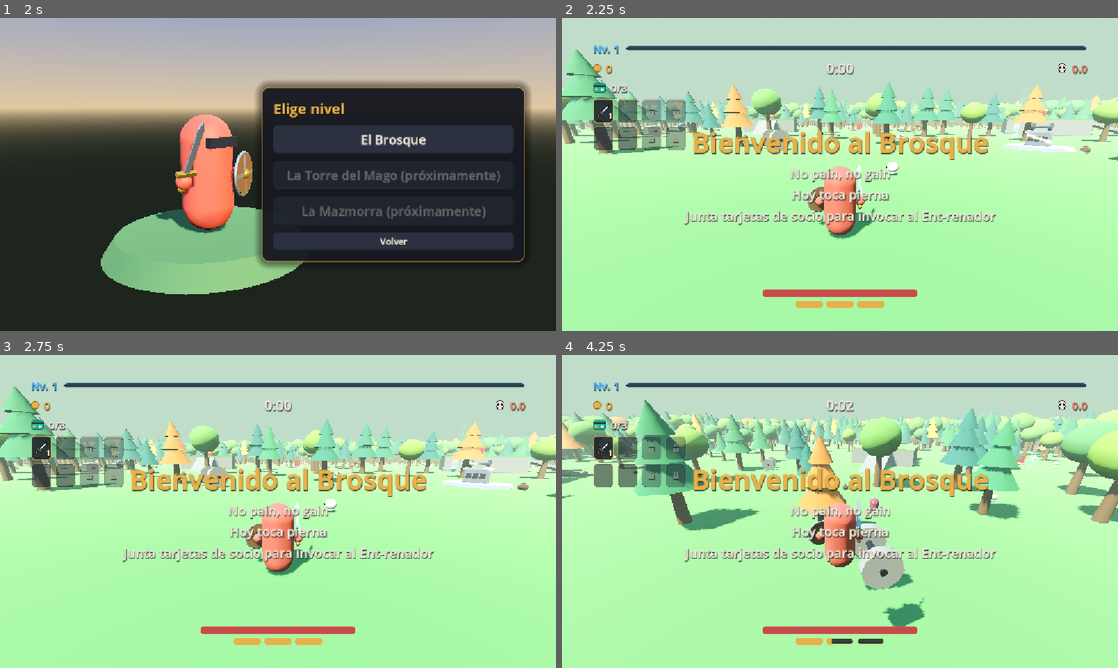
Above: before the commit, frames 1-4 (two rows, left to right).
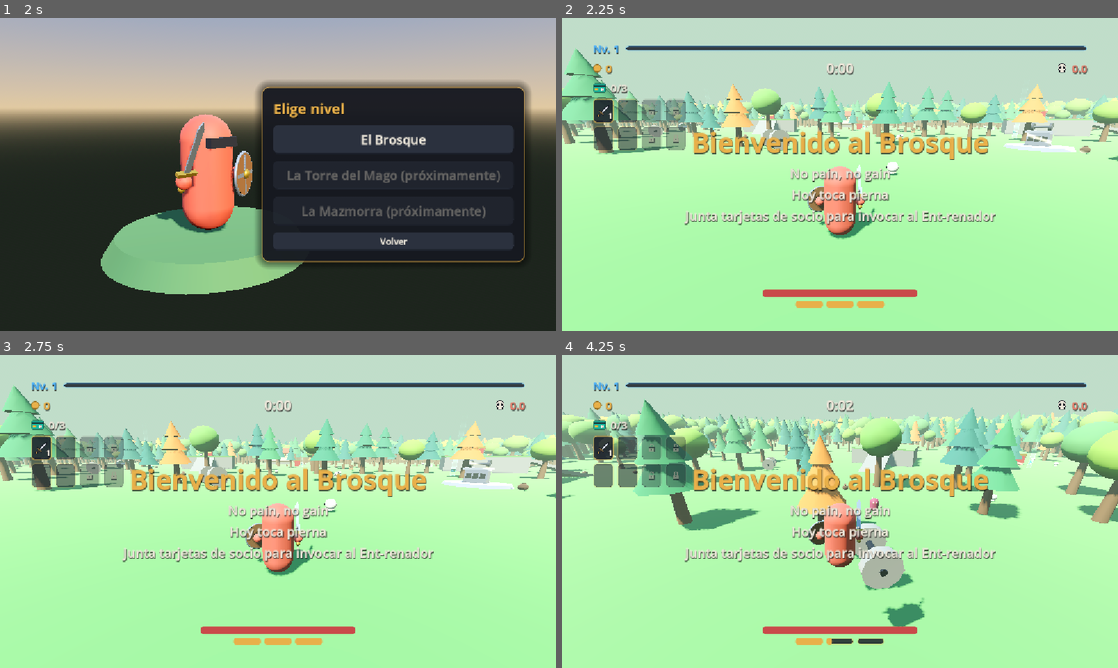
Above: after the commit, the same moments.

Repository: UriBokchoi/BroGuild
Game: Godot game, scene res://systems/run/game.tscn
The game is run twice, just before and just after one commit, with the same random seed, the same clock (stepped at 60 frames per second) and the same inputs.
Inputs (mouse positions are in pixels of both pictures, inside the frame that each line leads up to):
- Up to frame 1 (2 s): click "Jugar" at 0.5 s; click "Guerrero" at 1.25 s
- Up to frame 2 (2.25 s): click "El Brosque" at 2 s
- Up to frame 3 (2.75 s): no input
- Up to frame 4 (4.25 s): tap Enter at 2.75 s; move the mouse to (867, 511) at 2.77 s; hold W (move_forward) from 2.78 s (still down); tap E (interact) at 2.85, 3.8 s; click (867, 511) at 2.92 s; tap Space (jump) at 3.02, 3.77 s; move the mouse to (812, 511) at 3.52 s; tap Shift (dash) at 3.6 s

Frame 1 is identical in both runs. In frame 2, 1.6% of the frame differs, in the area x 1-100%, y 24-36%; in frame 3, 1.6%; in frame 4, 3.4%, in the area x 0-100%, y 16-35%.

Commit message:
feat(brosque): taberna en la pared que cura por oro
HealShop (con HealShopData) cura la mitad de la vida por oro, cada vez más
caro y más con la dificultad; con la vida llena no cobra y lo dice en el HUD.
La taberna medieval va en el centro de la pared norte del Brosque, mirando
hacia dentro; su sitio queda reservado en el mapa (LayoutData.reserved), sin
piezas ni árboles, también los del borde.

Co-Authored-By: Claude Opus 5.5 <noreply@anthropic.com>

Diff:
--- /dev/null
+++ b/data/heal_shops/tavern.tres
@@ -0,0 +1,10 @@
+[gd_resource type="Resource" script_class="HealShopData" format=3]
+
+[ext_resource type="Script" path="res://entities/interactables/heal_shop/heal_shop_data.gd" id="1_data"]
+
+[resource]
+script = ExtResource("1_data")
+heal_fraction = 0.5
+base_cost = 15.0
+cost_per_difficulty = 3.0
+cost_growth = 1.5
--- a/data/i18n/strings.csv
+++ b/data/i18n/strings.csv
@@ -304,3 +304,7 @@
 PICKUP_BOMB_ANNOUNCE,¡Nuclear activada!,Going nuclear!
 PICKUP_ENERGY_ANNOUNCE,¡Modo diablo activado!,Devil mode on!
 PICKUP_TIME_STOP_ANNOUNCE,¡Tiempo detenido!,Time stop!
+INTERACT_TAVERN,"Tomar una jarra: cura la mitad (%d de oro)","Have a pint: heals half (%d gold)"
+TAVERN_HEALED,¡Salud!,Cheers!
+TAVERN_NO_GOLD,"Sin oro no hay jarra (%d de oro)","No gold, no pint (%d gold)"
+TAVERN_FULL,Ya estás como una rosa,You're already in top shape
--- a/data/layouts/brosque.tres
+++ b/data/layouts/brosque.tres
@@ -131,4 +131,5 @@
 attempts = 60
 pieces = Array[ExtResource("2_piece")]([SubResource("Piece_altar"), SubResource("Piece_high"), SubResource("Piece_low") …(229 unchanged characters)…
 top_pieces = Array[ExtResource("2_piece")]([SubResource("Piece_slots_top"), SubResource("Piece_chest_top")])
+reserved = Array[Vector3]([Vector3(0, -79.5, 9)])
 forest = SubResource("Forest_brosque")
--- /dev/null
+++ b/entities/interactables/heal_shop/heal_shop.gd
@@ -0,0 +1,79 @@
+class_name HealShop
+extends Node3D
+## Sitio donde se paga por vida (la taberna del Brosque): con «interactuar» cobra su coste y cura
+## una parte de la vida máxima del jugador (la mitad, siempre). Cada vez cuesta más (y más con la
+## dificultad). Con la vida llena no cobra. Lo que pasa sale en el HUD
+## ([signal EventBus.announced]): la cura, que falta oro o que ya está bien.
+
+## Cuánto cura y cuánto cuesta.
+@export var data: HealShopData
+@export var interactable: Interactable
+## Aviso de «interactuar» (con un [code]%d[/code]: el coste).
+@export var prompt_key: StringName = &""
+## Textos del HUD al curar, si falta oro (con un [code]%d[/code]: el coste) y con la vida llena.
+@export var healed_key: StringName = &""
+@export var denied_key: StringName = &""
+@export var full_key: StringName = &""
+## Color de esos textos.
+@export var announce_color: Color = Color.WHITE
+
+var _difficulty: float = 0.0
+var _uses: int = 0
+
+
+func _enter_tree() -> void:
+	if not EventBus.difficulty_changed.is_connected(_on_difficulty_changed):
+		EventBus.difficulty_changed.connect(_on_difficulty_changed)
+
+
+func _ready() -> void:
+	interactable.interacted.connect(_on_interacted)
+	_refresh_prompt()
+
+
+## Oro que cuesta ahora.
+func get_cost() -> int:
+	return data.cost_at(_difficulty, _uses)
+
+
+## Veces que se ha usado.
+func get_uses() -> int:
+	return _uses
+
+
+## Cura [param health] pagando con [param wallet]. Devuelve si curó (con la vida llena o sin oro, no).
+func serve(wallet: WalletComponent, health: HealthComponent) -> bool:
+	if health.is_dead() or health.get_current() >= health.get_maximum():
+		_announce(full_key, [])
+		return false
+	var cost := get_cost()
+	if not wallet.spend(cost):
+		_announce(denied_key, [cost])
+		return false
+	health.heal(health.get_maximum() * data.heal_fraction)
+	_uses += 1
+	_refresh_prompt()
+	_announce(healed_key, [])
+	return true
+
+
+func _announce(text_key: StringName, args: Array) -> void:
+	if not text_key.is_empty():
+		EventBus.announced.emit(text_key, args, announce_color)
+
+
+## El aviso de «interactuar» lleva el coste (el Label que lo muestra no encuentra la clave y lo deja
+## tal cual).
+func _refresh_prompt() -> void:
+	interactable.prompt_key = StringName(tr(prompt_key) % get_cost())
+
+
+func _on_interacted(by: Node3D) -> void:
+	var player := by as Player
+	if player:
+		serve(player.wallet, player.health)
+
+
+func _on_difficulty_changed(difficulty: float) -> void:
+	_difficulty = difficulty
+	_refresh_prompt()
--- /dev/null
+++ b/entities/interactables/heal_shop/heal_shop_data.gd
@@ -0,0 +1,20 @@
+class_name HealShopData
+extends Resource
+## Cómo cura un sitio donde se paga por vida (la taberna): qué parte de la vida máxima cura y cuánto
+## cuesta (sube con la dificultad y con cada vez que se usa ese sitio). Los valores viven en
+## [code]data/heal_shops/[/code]; aquí todo vale 0 a propósito.
+
+## Parte de la vida máxima que cura cada vez (0,5 = la mitad).
+@export_range(0.0, 1.0, 0.05) var heal_fraction: float = 0.0
+@export_group("cost")
+## Oro que cuesta la primera vez con dificultad 0.
+@export_range(0.0, 10000.0, 1.0, "or_greater") var base_cost: float = 0.0
+## Oro que se suma por cada punto de dificultad.
+@export_range(0.0, 1000.0, 0.5, "or_greater") var cost_per_difficulty: float = 0.0
+## Multiplica el coste por cada vez que ya se ha usado.
+@export_range(1.0, 10.0, 0.05) var cost_growth: float = 1.0
+
+
+## Oro que cuesta con dificultad [param difficulty] tras [param uses] usos.
+func cost_at(difficulty: float, uses: int) -> int:
+	return roundi((base_cost + cost_per_difficulty * maxf(difficulty, 0.0)) * pow(cost_growth, uses))
--- /dev/null
+++ b/entities/interactables/heal_shop/tavern.tscn
@@ -0,0 +1,253 @@
+[gd_scene format=3]
+
+[ext_resource type="Script" path="res://entities/interactables/heal_shop/heal_shop.gd" id="1_shop"]
+[ext_resource type="Script" path="res://entities/interactables/interactable.gd" id="2_interactable"]
+[ext_resource type="Resource" path="res://data/heal_shops/tavern.tres" id="3_data"]
+[ext_resource type="Script" path="res://vfx/juice/interact_hint/interact_hint.gd" id="4_hint"]
+[ext_resource type="Material" path="res://vfx/juice/interact_hint/interact_glint_idle.tres" id="5_idle"]
+[ext_resource type="Material" path="res://vfx/juice/interact_hint/interact_glint_focus.tres" id="6_focus"]
+
+[sub_resource type="StandardMaterial3D" id="Mat_stone"]
+albedo_color = Color(0.5, 0.48, 0.45, 1)
+roughness = 0.95
+
+[sub_resource type="StandardMaterial3D" id="Mat_plaster"]
+albedo_color = Color(0.9, 0.84, 0.7, 1)
+roughness = 0.9
+
+[sub_resource type="StandardMaterial3D" id="Mat_beam"]
+albedo_color = Color(0.3, 0.2, 0.13, 1)
+roughness = 0.85
+
+[sub_resource type="StandardMaterial3D" id="Mat_roof"]
+albedo_color = Color(0.62, 0.26, 0.18, 1)
+roughness = 0.8
+
+[sub_resource type="StandardMaterial3D" id="Mat_window"]
+albedo_color = Color(1, 0.75, 0.35, 1)
+emission_enabled = true
+emission = Color(1, 0.7, 0.3, 1)
+emission_energy_multiplier = 1.4
+
+[sub_resource type="StandardMaterial3D" id="Mat_ale"]
+albedo_color = Color(0.95, 0.68, 0.2, 1)
+emission_enabled = true
+emission = Color(1, 0.7, 0.2, 1)
+emission_energy_multiplier = 0.4
+
+[sub_resource type="StandardMaterial3D" id="Mat_foam"]
+albedo_color = Color(1, 0.98, 0.92, 1)
+
+[sub_resource type="BoxMesh" id="BoxMesh_base"]
+material = SubResource("Mat_stone")
+size = Vector3(10, 1, 7)
+
+[sub_resource type="BoxMesh" id="BoxMesh_walls"]
+material = SubResource("Mat_plaster")
+size = Vector3(9.6, 3.2, 6.6)
+
+[sub_resource type="BoxMesh" id="BoxMesh_post"]
+material = SubResource("Mat_beam")
+size = Vector3(0.3, 3.2, 0.3)
+
+[sub_resource type="BoxMesh" id="BoxMesh_band"]
+material = SubResource("Mat_beam")
+size = Vector3(9.8, 0.3, 0.3)
+
+[sub_resource type="BoxMesh" id="BoxMesh_roof"]
+material = SubResource("Mat_roof")
+size = Vector3(10.8, 0.25, 4.4)
+
+[sub_resource type="BoxMesh" id="BoxMesh_gable"]
+material = SubResource("Mat_plaster")
+size = Vector3(0.2, 2.687, 2.687)
+
+[sub_resource type="BoxMesh" id="BoxMesh_door"]
+material = SubResource("Mat_beam")
+size = Vector3(1.6, 2.4, 0.15)
+
+[sub_resource type="BoxMesh" id="BoxMesh_step"]
+material = SubResource("Mat_stone")
+size = Vector3(2.4, 0.4, 1)
+
+[sub_resource type="BoxMesh" id="BoxMesh_window"]
+material = SubResource("Mat_window")
+size = Vector3(1.2, 1, 0.1)
+
+[sub_resource type="BoxMesh" id="BoxMesh_chimney"]
+material = SubResource("Mat_stone")
+size = Vector3(0.9, 2.4, 0.9)
+
+[sub_resource type="CylinderMesh" id="CylinderMesh_barrel"]
+material = SubResource("Mat_beam")
+top_radius = 0.42
+bottom_radius = 0.42
+height = 1.0
+radial_segments = 12
+rings = 1
+
+[sub_resource type="BoxMesh" id="BoxMesh_bracket"]
+material = SubResource("Mat_beam")
+size = Vector3(0.12, 0.12, 1.4)
+
+[sub_resource type="BoxMesh" id="BoxMesh_board"]
+material = SubResource("Mat_beam")
+size = Vector3(1.3, 0.9, 0.1)
+
+[sub_resource type="CylinderMesh" id="CylinderMesh_mug"]
+material = SubResource("Mat_ale")
+top_radius = 0.2
+bottom_radius = 0.2
+height = 0.42
+radial_segments = 12
+rings = 1
+
+[sub_resource type="CylinderMesh" id="CylinderMesh_foam"]
+material = SubResource("Mat_foam")
+top_radius = 0.23
+bottom_radius = 0.21
+height = 0.1
+radial_segments = 12
+rings = 1
+
+[sub_resource type="BoxShape3D" id="BoxShape3D_building"]
+size = Vector3(10, 4.2, 7)
+
+[sub_resource type="SphereShape3D" id="SphereShape3D_reach"]
+radius = 3.2
+
+[node name="Tavern" type="Node3D" node_paths=PackedStringArray("interactable")]
+script = ExtResource("1_shop")
+data = ExtResource("3_data")
+interactable = NodePath("Interactable")
+prompt_key = &"INTERACT_TAVERN"
+healed_key = &"TAVERN_HEALED"
+denied_key = &"TAVERN_NO_GOLD"
+full_key = &"TAVERN_FULL"
+announce_color = Color(1, 0.78, 0.4, 1)
+
+[node name="Visual" type="Node3D" parent="."]
+
+[node name="Base" type="MeshInstance3D" parent="Visual"]
+transform = Transform3D(1, 0, 0, 0, 1, 0, 0, 0, 1, 0, 0.5, 0)
+mesh = SubResource("BoxMesh_base")
+
+[node name="Walls" type="MeshInstance3D" parent="Visual"]
+transform = Transform3D(1, 0, 0, 0, 1, 0, 0, 0, 1, 0, 2.6, 0)
+mesh = SubResource("BoxMesh_walls")
+
+[node name="PostA" type="MeshInstance3D" parent="Visual"]
+transform = Transform3D(1, 0, 0, 0, 1, 0, 0, 0, 1, -4.65, 2.6, -3.35)
+mesh = SubResource("BoxMesh_post")
+
+[node name="PostB" type="MeshInstance3D" parent="Visual"]
+transform = Transform3D(1, 0, 0, 0, 1, 0, 0, 0, 1, -1.6, 2.6, -3.35)
+mesh = SubResource("BoxMesh_post")
+
+[node name="PostC" type="MeshInstance3D" parent="Visual"]
+transform = Transform3D(1, 0, 0, 0, 1, 0, 0, 0, 1, 1.6, 2.6, -3.35)
+mesh = SubResource("BoxMesh_post")
+
+[node name="PostD" type="MeshInstance3D" parent="Visual"]
+transform = Transform3D(1, 0, 0, 0, 1, 0, 0, 0, 1, 4.65, 2.6, -3.35)
+mesh = SubResource("BoxMesh_post")
+
+[node name="BandLow" type="MeshInstance3D" parent="Visual"]
+transform = Transform3D(1, 0, 0, 0, 1, 0, 0, 0, 1, 0, 1.15, -3.36)
+mesh = SubResource("BoxMesh_band")
+
+[node name="BandHigh" type="MeshInstance3D" parent="Visual"]
+transform = Transform3D(1, 0, 0, 0, 1, 0, 0, 0, 1, 0, 4.05, -3.36)
+mesh = SubResource("BoxMesh_band")
+
+[node name="RoofFront" type="MeshInstance3D" parent="Visual"]
+transform = Transform3D(1, 0, 0, 0, 0.885, 0.466, 0, -0.466, 0.885, 0, 5.2, -1.9)
+mesh = SubResource("BoxMesh_roof")
+
+[node name="RoofBack" type="MeshInstance3D" parent="Visual"]
+transform = Transform3D(1, 0, 0, 0, 0.885, -0.466, 0, 0.466, 0.885, 0, 5.2, 1.9)
+mesh = SubResource("BoxMesh_roof")
+
+[node name="GableLeft" type="MeshInstance3D" parent="Visual"]
+transform = Transform3D(1, 0, 0, 0, 0.7071, -0.7071, 0, 1.228, 1.228, -4.75, 4.2, 0)
+mesh = SubResource("BoxMesh_gable")
+
+[node name="GableRight" type="MeshInstance3D" parent="Visual"]
+transform = Transform3D(1, 0, 0, 0, 0.7071, -0.7071, 0, 1.228, 1.228, 4.75, 4.2, 0)
+mesh = SubResource("BoxMesh_gable")
+
+[node name="WindowLeft" type="MeshInstance3D" parent="Visual"]
+transform = Transform3D(1, 0, 0, 0, 1, 0, 0, 0, 1, -3.1, 2.8, -3.33)
+mesh = SubResource("BoxMesh_window")
+
+[node name="WindowRight" type="MeshInstance3D" parent="Visual"]
+transform = Transform3D(1, 0, 0, 0, 1, 0, 0, 0, 1, 3.1, 2.8, -3.33)
+mesh = SubResource("BoxMesh_window")
+
+[node name="Chimney" type="MeshInstance3D" parent="Visual"]
+transform = Transform3D(1, 0, 0, 0, 1, 0, 0, 0, 1, 3, 6.3, 1.5)
+mesh = SubResource("BoxMesh_chimney")
+
+[node name="BarrelA" type="MeshInstance3D" parent="Visual"]
+transform = Transform3D(1, 0, 0, 0, 1, 0, 0, 0, 1, 3.6, 0.5, -4.1)
+mesh = SubResource("CylinderMesh_barrel")
+
+[node name="BarrelB" type="MeshInstance3D" parent="Visual"]
+transform = Transform3D(1, 0, 0, 0, 1, 0, 0, 0, 1, 4.5, 0.5, -3.8)
+mesh = SubResource("CylinderMesh_barrel")
+
+[node name="Lantern" type="OmniLight3D" parent="Visual"]
+transform = Transform3D(1, 0, 0, 0, 1, 0, 0, 0, 1, 0, 3.9, -4)
+light_color = Color(1, 0.72, 0.4, 1)
+light_energy = 1.5
+omni_range = 7.0
+
+[node name="Front" type="Node3D" parent="Visual"]
+
+[node name="Door" type="MeshInstance3D" parent="Visual/Front"]
+transform = Transform3D(1, 0, 0, 0, 1, 0, 0, 0, 1, 0, 2.2, -3.38)
+mesh = SubResource("BoxMesh_door")
+
+[node name="Step" type="MeshInstance3D" parent="Visual/Front"]
+transform = Transform3D(1, 0, 0, 0, 1, 0, 0, 0, 1, 0, 0.2, -4)
+mesh = SubResource("BoxMesh_step")
+
+[node name="Bracket" type="MeshInstance3D" parent="Visual/Front"]
+transform = Transform3D(1, 0, 0, 0, 1, 0, 0, 0, 1, -2.6, 4.3, -4)
+mesh = SubResource("BoxMesh_bracket")
+
+[node name="Board" type="MeshInstance3D" parent="Visual/Front"]
+transform = Transform3D(1, 0, 0, 0, 1, 0, 0, 0, 1, -2.6, 3.65, -4.55)
+mesh = SubResource("BoxMesh_board")
+
+[node name="Mug" type="MeshInstance3D" parent="Visual/Front"]
+transform = Transform3D(1, 0, 0, 0, 1, 0, 0, 0, 1, -2.6, 3.62, -4.66)
+mesh = SubResource("CylinderMesh_mug")
+
+[node name="Foam" type="MeshInstance3D" parent="Visual/Front"]
+transform = Transform3D(1, 0, 0, 0, 1, 0, 0, 0, 1, -2.6, 3.86, -4.66)
+mesh = SubResource("CylinderMesh_foam")
+
+[node name="Body" type="StaticBody3D" parent="."]
+collision_mask = 0
+
+[node name="Shape" type="CollisionShape3D" parent="Body"]
+transform = Transform3D(1, 0, 0, 0, 1, 0, 0, 0, 1, 0, 2.1, 0)
+shape = SubResource("BoxShape3D_building")
+
+[node name="Interactable" type="Area3D" parent="."]
+collision_layer = 256
+collision_mask = 0
+script = ExtResource("2_interactable")
+prompt_key = &"INTERACT_TAVERN"
+
+[node name="Shape" type="CollisionShape3D" parent="Interactable"]
+transform = Transform3D(1, 0, 0, 0, 1, 0, 0, 0, 1, 0, 1, -5)
+shape = SubResource("SphereShape3D_reach")
+
+[node name="InteractHint" type="Node" parent="." node_paths=PackedStringArray("interactable", "visual")]
+script = ExtResource("4_hint")
+interactable = NodePath("../Interactable")
+visual = NodePath("../Visual/Front")
+idle_material = ExtResource("5_idle")
+focus_material = ExtResource("6_focus")
--- a/levels/brosque/brosque.tscn
+++ b/levels/brosque/brosque.tscn
@@ -12,6 +12,7 @@
 [ext_resource type="Resource" path="res://data/layouts/brosque.tres" id="17_layout_data"]
 [ext_resource type="PackedScene" path="res://entities/interactables/boss_key/boss_key.tscn" id="18_key"]
 [ext_resource type="Resource" path="res://data/bosses/brosque.tres" id="19_boss"]
+[ext_resource type="PackedScene" path="res://entities/interactables/heal_shop/tavern.tscn" id="20_tavern"]
 
 [sub_resource type="ProceduralSkyMaterial" id="ProceduralSkyMaterial_sky"]
 sky_top_color = Color(0.3, 0.52, 0.82, 1)
@@ -104,6 +105,9 @@
 script = ExtResource("16_layout")
 data = ExtResource("17_layout_data")
 
+[node name="Tavern" parent="." instance=ExtResource("20_tavern")]
+transform = Transform3D(-1, 0, 0, 0, 1, 0, 0, 0, -1, 0, 0, -79.5)
+
 [node name="Breakables" type="Node3D" parent="."]
 script = ExtResource("11_scatter")
 entries = Array[ExtResource("12_entry")]([SubResource("Resource_skulls"), SubResource("Resource_pouches")])
--- a/levels/common/layout/forest_builder.gd
+++ b/levels/common/layout/forest_builder.gd
@@ -23,8 +23,8 @@
 	rng: RandomNumberGenerator,
 ) -> void:
 	var trees := _scatter(forest, half_size, clearing, occupied, rng)
-	trees.append_array(_border(forest, rng))
-	trees.append_array(_outer_band(forest, rng))
+	trees.append_array(_border(forest, occupied, rng))
+	trees.append_array(_outer_band(forest, occupied, rng))
 	var root := Node3D.new()
 	root.name = "Forest"
 	parent.add_child(root)
@@ -45,8 +45,8 @@
 	return trees
 
 
-## Anillo denso junto a las paredes, en los cuatro lados.
-static func _border(forest: ForestData, rng: RandomNumberGenerator) -> Array[Dictionary]:
+## Anillo denso junto a las paredes, en los cuatro lados (sin pisar lo reservado, como una taberna).
+static func _border(forest: ForestData, occupied: Array[Vector3], rng: RandomNumberGenerator) -> Array[Dictionary]:
 	var trees: Array[Dictionary] = []
 	var steps := floori(forest.border * 2.0 / forest.border_step)
 	for side: int in 4:
@@ -56,12 +56,14 @@
 			var at := Vector2(along, depth) if side < 2 else Vector2(depth, along)
 			if side % 2 == 1:
 				at = -at
-			trees.append(_tree(forest, at, forest.scale_range, true, rng))
+			if not _blocked(at, occupied, forest.piece_margin):
+				trees.append(_tree(forest, at, forest.scale_range, true, rng))
 	return trees
 
 
-## Banda de fuera: rejilla con temblor, solo más allá de [member ForestData.outer_start].
-static func _outer_band(forest: ForestData, rng: RandomNumberGenerator) -> Array[Dictionary]:
+## Banda de fuera: rejilla con temblor, solo más allá de [member ForestData.outer_start] (sin pisar lo
+## reservado).
+static func _outer_band(forest: ForestData, occupied: Array[Vector3], rng: RandomNumberGenerator) -> Array[Dictionary]:
 	var trees: Array[Dictionary] = []
 	var steps := floori(forest.outer_end * 2.0 / forest.outer_step)
 	var jitter := forest.outer_step * 0.4
@@ -71,7 +73,8 @@
 			if maxf(absf(spot.x), absf(spot.y)) < forest.outer_start:
 				continue
 			spot += Vector2(rng.randf_range(-jitter, jitter), rng.randf_range(-jitter, jitter))
-			trees.append(_tree(forest, spot, forest.outer_scale_range, false, rng))
+			if not _blocked(spot, occupied, forest.piece_margin):
+				trees.append(_tree(forest, spot, forest.outer_scale_range, false, rng))
 	return trees
 
 
--- a/levels/common/layout/layout_data.gd
+++ b/levels/common/layout/layout_data.gd
@@ -16,6 +16,9 @@
 @export_range(1, 1000, 1) var attempts: int = 1
 ## Piezas que van por el suelo (mesetas, pesas, bancos, tragaperras…), en orden: las grandes primero.
 @export var pieces: Array[LayoutPiece] = []
+## Zonas reservadas (x, z, radio) para lo que el nivel pone a mano (una taberna en la pared): ahí no
+## va ninguna pieza ni ningún árbol.
+@export var reserved: Array[Vector3] = []
 ## Piezas que van encima de otras (las que tienen [member LayoutPiece.top_height]): una por pieza.
 @export var top_pieces: Array[LayoutPiece] = []
 @export var forest: ForestData
--- a/levels/common/layout/level_layout.gd
+++ b/levels/common/layout/level_layout.gd
@@ -32,6 +32,7 @@
 	_occupied.clear()
 	_tops.clear()
 	_occupied.append(Vector3(0.0, 0.0, data.spawn_radius))
+	_occupied.append_array(data.reserved)
 	for piece: LayoutPiece in data.pieces:
 		for _index: int in piece.count:
 			_place_on_ground(piece)
--- /dev/null
+++ b/tests/integration/entities/interactables/heal_shop/test_heal_shop.gd
@@ -0,0 +1,70 @@
+extends GutTest
+## Taberna: cobra su coste y cura la mitad de la vida máxima; cada vez cuesta más (y más con la
+## dificultad); sin oro no cura y con la vida llena no cobra, y lo dice en el HUD.
+
+const TavernScene := preload("res://entities/interactables/heal_shop/tavern.tscn")
+
+var _shop: HealShop
+var _wallet: WalletComponent
+var _health: HealthComponent
+var _announced: Array[StringName] = []
+
+
+func before_each() -> void:
+	_announced.clear()
+	EventBus.announced.connect(_on_announced)
+	var stats := StatsComponent.new()
+	var data := HealthData.new()
+	data.max_health = 100.0
+	stats.sources.append(data)
+	var progression := ProgressionData.new()
+	progression.currency_gain = 100.0
+	stats.sources.append(progression)
+	add_child_autofree(stats)
+	_health = HealthComponent.new()
+	_health.stats = stats
+	_health.rules = CombatRules.new()
+	_health.rules.armor_for_half_damage = 100.0
+	add_child_autofree(_health)
+	_wallet = WalletComponent.new()
+	_wallet.stats = stats
+	add_child_autofree(_wallet)
+	_shop = TavernScene.instantiate() as HealShop
+	add_child_autofree(_shop)
+
+
+func after_each() -> void:
+	EventBus.announced.disconnect(_on_announced)
+
+
+func test_pays_and_heals_half_and_gets_pricier() -> void:
+	_wallet.add(500.0)
+	_health.take_damage(DamageInfo.create(80.0))
+	var cost := _shop.get_cost()
+	assert_true(_shop.serve(_wallet, _health))
+	assert_eq(_health.get_current(), 70.0, "la mitad de 100")
+	assert_eq(_wallet.get_gold(), 500.0 - cost)
+	assert_gt(_shop.get_cost(), cost, "la siguiente, más cara")
+	assert_eq(_announced, [_shop.healed_key] as Array[StringName])
+
+
+func test_without_gold_or_with_full_health_nothing_happens() -> void:
+	assert_false(_shop.serve(_wallet, _health), "con la vida llena")
+	var last: StringName = _announced.back()
+	assert_eq(last, _shop.full_key)
+	_health.take_damage(DamageInfo.create(50.0))
+	assert_false(_shop.serve(_wallet, _health), "sin oro")
+	last = _announced.back()
+	assert_eq(last, _shop.denied_key)
+	assert_eq(_health.get_current(), 50.0)
+	assert_eq(_shop.get_uses(), 0)
+
+
+func test_difficulty_raises_the_cost() -> void:
+	var cost := _shop.get_cost()
+	EventBus.difficulty_changed.emit(5.0)
+	assert_gt(_shop.get_cost(), cost)
+
+
+func _on_announced(text_key: StringName, _args: Array, _color: Color) -> void:
+	_announced.append(text_key)
--- a/tests/integration/levels/brosque/test_brosque.gd
+++ b/tests/integration/levels/brosque/test_brosque.gd
@@ -93,3 +93,11 @@
 	assert_eq(ruins.size(), 6, "un templo, tres muros y dos arcos")
 	for ruin: Node3D in ruins:
 		assert_gt(Vector2(ruin.position.x, ruin.position.z).length(), 18.0, "fuera del claro")
+
+
+func test_the_tavern_stands_in_the_middle_of_a_wall_facing_inside() -> void:
+	var tavern := _level.get_node(^"Tavern") as HealShop
+	assert_not_null(tavern)
+	assert_almost_eq(tavern.position.x, 0.0, 0.01, "en el centro de la pared")
+	assert_gt(absf(tavern.position.z), 75.0, "en la pared del borde")
+	assert_gt((-tavern.basis.z).dot(-tavern.position.normalized()), 0.99, "mirando hacia dentro")
--- a/tests/integration/levels/common/test_level_layout.gd
+++ b/tests/integration/levels/common/test_level_layout.gd
@@ -1,8 +1,9 @@
 extends GutTest
 ## Mapa generado (con los datos del Brosque): las piezas no se pisan, quedan dentro del cuadrado y
 ## las mesetas fuera del claro; las tragaperras de arriba van encima de una meseta; ningún árbol
-## suelto pisa una pieza; el altar del jefe queda al borde del claro mirándolo; con la misma semilla
-## sale el mismo mapa y con otra, otro.
+## suelto pisa una pieza; el altar del jefe queda al borde del claro mirándolo; en lo reservado (la
+## taberna) no hay ni piezas ni árboles, tampoco los del borde; con la misma semilla sale el mismo
+## mapa y con otra, otro.
 
 const DATA := preload("res://data/layouts/brosque.tres")
 
@@ -12,7 +13,8 @@
 	var zones := layout.get_occupied()
 	for index: int in zones.size():
 		var zone := zones[index]
-		assert_lte(maxf(absf(zone.x), absf(zone.y)) + zone.z, DATA.half_size + 0.01, "dentro del cuadrado")
+		if not DATA.reserved.has(zone):
+			assert_lte(maxf(absf(zone.x), absf(zone.y)) + zone.z, DATA.half_size + 0.01, "dentro del cuadrado")
 		for other: int in range(index + 1, zones.size()):
 			var distance := Vector2(zone.x, zone.y).distance_to(Vector2(zones[other].x, zones[other].y))
 			assert_gte(distance, zone.z + zones[other].z, "sin pisarse")
@@ -65,3 +67,14 @@
 	layout.rng.seed = seed_value
 	add_child_autofree(layout)
 	return layout
+
+
+func test_nothing_grows_on_reserved_ground() -> void:
+	var layout := _make_layout(4)
+	var colliders := layout.get_node(^"Forest/TreeColliders").get_children()
+	for zone: Vector3 in DATA.reserved:
+		for collider: Node in colliders:
+			var at := (collider as Node3D).position
+			assert_gt(Vector2(at.x, at.z).distance_to(Vector2(zone.x, zone.y)), zone.z, "ningún árbol en lo reservado")
+		for piece: Node3D in layout.get_pieces():
+			assert_gt(Vector2(piece.position.x, piece.position.z).distance_to(Vector2(zone.x, zone.y)), zone.z)
--- /dev/null
+++ b/tests/unit/entities/interactables/heal_shop/test_heal_shop_data.gd
@@ -0,0 +1,12 @@
+extends GutTest
+## HealShopData: el coste sube con la dificultad y con cada uso.
+
+
+func test_cost_grows_with_difficulty_and_with_each_use() -> void:
+	var data := HealShopData.new()
+	data.base_cost = 10.0
+	data.cost_per_difficulty = 2.0
+	data.cost_growth = 1.5
+	assert_eq(data.cost_at(0.0, 0), 10)
+	assert_eq(data.cost_at(5.0, 0), 20, "+2 por punto de dificultad")
+	assert_eq(data.cost_at(0.0, 2), 23, "×1,5 por uso: 22,5 → 23")
Not shown, added: entities/interactables/heal_shop/heal_shop.gd.uid
Not shown, added: entities/interactables/heal_shop/heal_shop_data.gd.uid
Not shown, added: tests/integration/entities/interactables/heal_shop/test_heal_shop.gd.uid
Not shown, added: tests/unit/entities/interactables/heal_shop/test_heal_shop_data.gd.uid
Not shown, changed: docs/DECISIONES.md
Not shown, changed: docs/GDD.md
Not shown, changed: docs/MAPA.md
